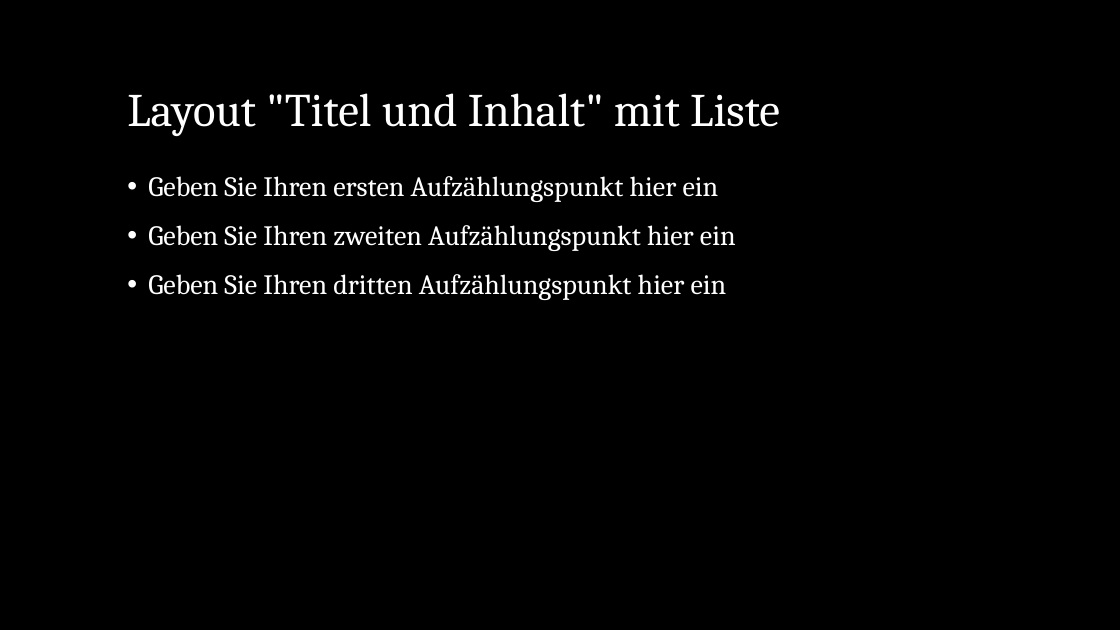
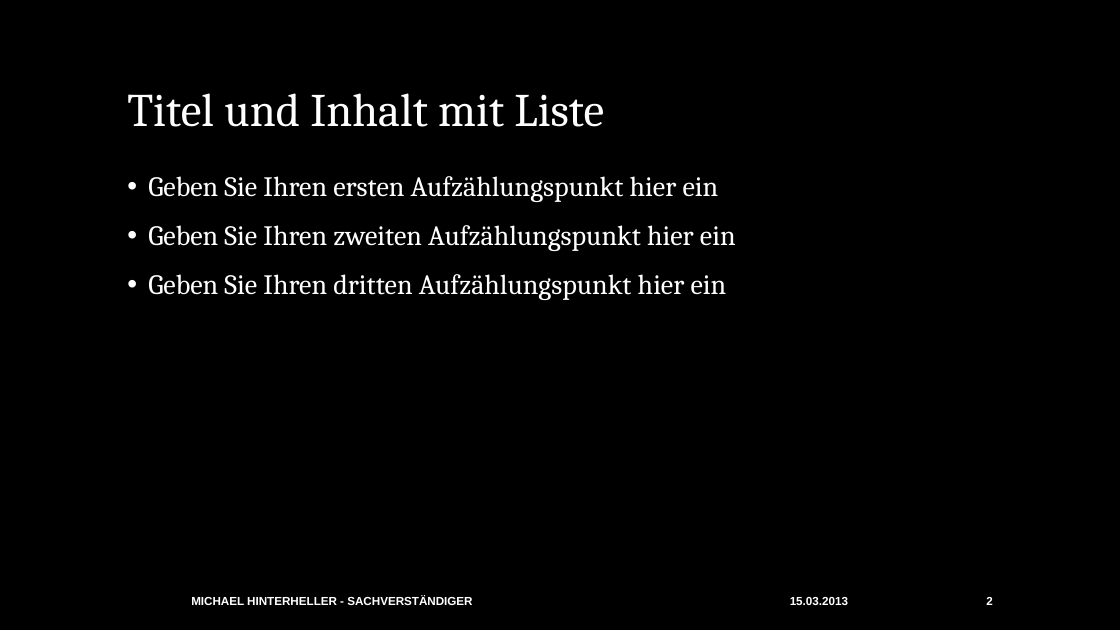
Before and after one commit to wlwwt/t3-hinterheller, a slide deck: slide 2 of _powerpoint/hinterheller.potx. Drawn at 1120x630 pixels with LibreOffice and Linux fonts; fonts in the diff are those of the drawing; background and template pictures are left out. Boxes give left, top, right and bottom in pixels: in the first picture for what was removed or moved away, otherwise in the second. Text is boxed around its words. In the diff, an @@ line names an element or a change of style, - is before the commit and + after.

```diff
--- a/_powerpoint/hinterheller.potx
+++ b/_powerpoint/hinterheller.potx
@@ title at (127, 93, 604, 127): text changed @@
-Layout "Titel und Inhalt" mit Liste
+Titel und Inhalt mit Liste
@@ text added at (191, 596, 472, 605), 10 pt, text #FFFFFF, bold @@
+MICHAEL HINTERHELLER - SACHVERSTÄNDIGER
@@ text added at (790, 597, 848, 605), 10 pt, text #FFFFFF, bold @@
+15.03.2013
@@ page number added at (986, 597, 992, 605), 10 pt, text #FFFFFF, bold @@
+2
```
Also in this commit, not shown: 4 other slides changed, 1 slide added, 1 slide removed, 1 other file.
